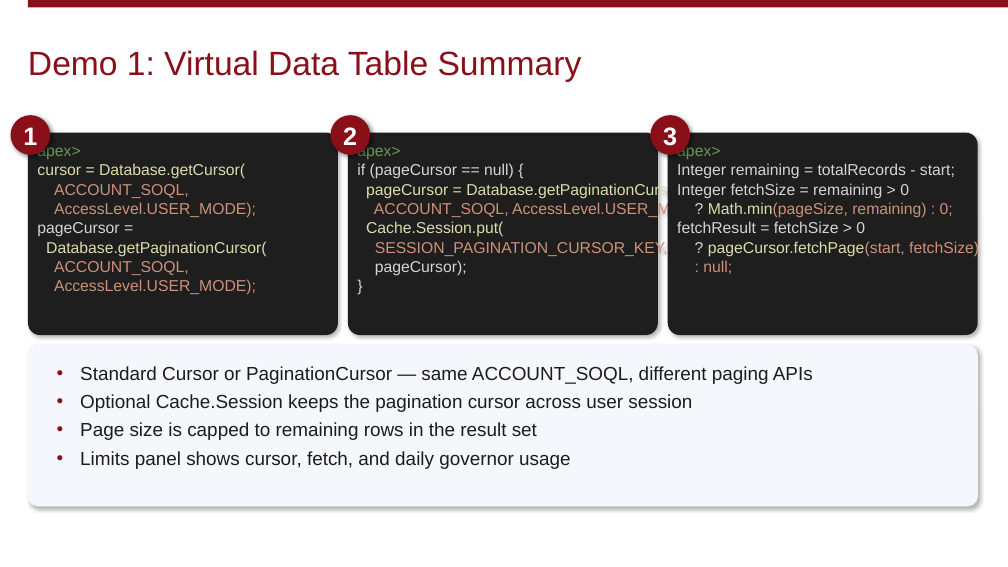
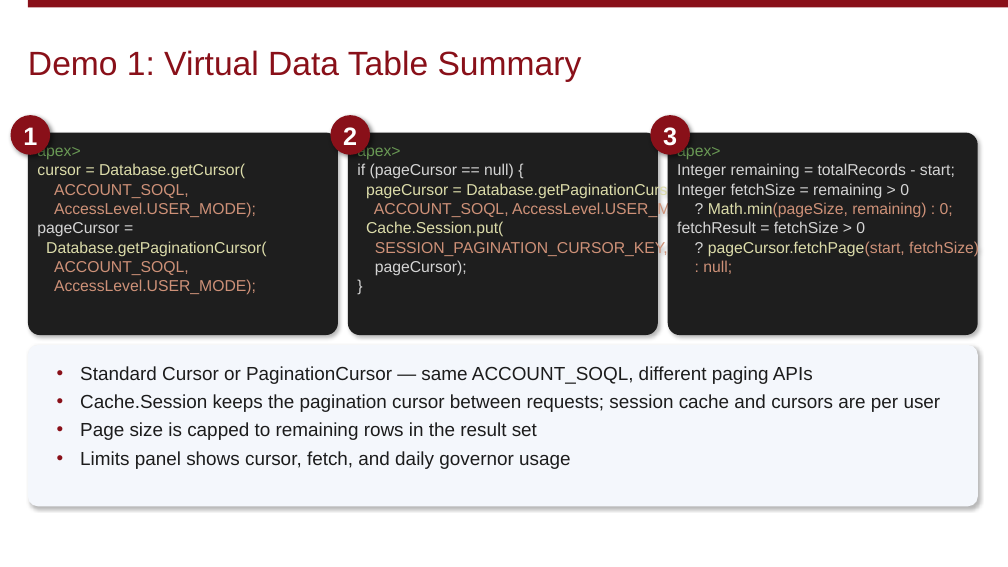
Before and after one commit to afawcett/apexcursordatatable, a slide deck: slide 7 of docs/presentation/lc26-apex-cursors.pptx. Drawn at 1008x567 pixels with LibreOffice and Linux fonts; fonts in the diff are those of the drawing; background and template pictures are left out. Boxes give left, top, right and bottom in pixels: in the first picture for what was removed or moved away, otherwise in the second. Text is boxed around its words. In the diff, an @@ line names an element or a change of style, - is before the commit and + after.

```diff
--- a/docs/presentation/lc26-apex-cursors.pptx
+++ b/docs/presentation/lc26-apex-cursors.pptx
@@ text in rounded rectangle at [80,394,941,412]: text changed @@
-• Optional Cache.Session keeps the pagination cursor across user session
+• Cache.Session keeps the pagination cursor between requests; session cache and cursors are per user
```
Also in this commit, not shown: 2 other slides changed, 9 other files.
